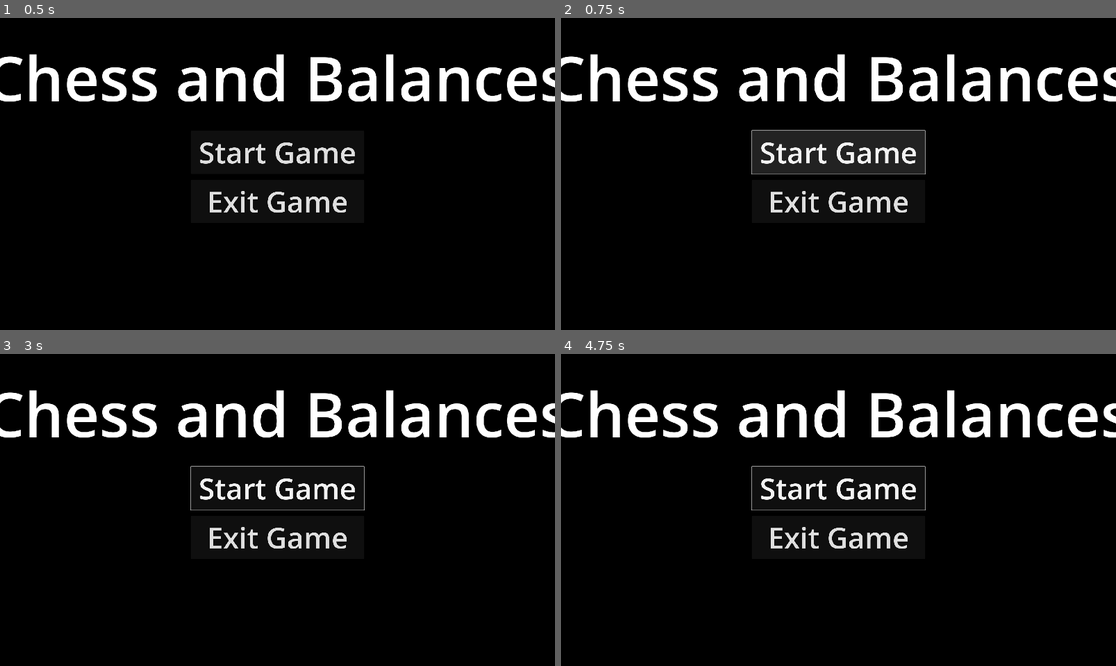
Above: before the commit, frames 1-4 (two rows, left to right).
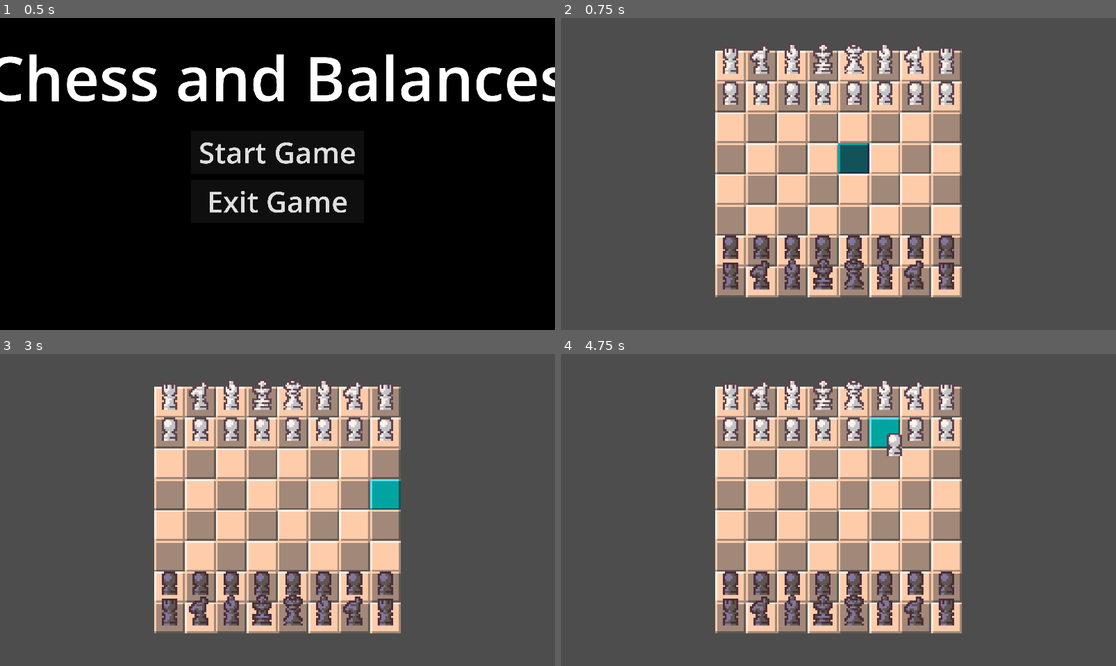
Above: after the commit, the same moments.

Repository: Software-ENGR-team-A/Chess
Game: Godot game, scene res://scenes/Main_Menu/main_menu.tscn
Same seed, same stepped clock (60 frames per second), same inputs: the game is played once before the commit and once after it. This scene is started directly instead of the project's main scene. Sound files missing from this copy of the repository are replaced by a short silence.
Inputs (mouse positions are in pixels of both pictures, inside the frame that each line leads up to):
- Up to frame 1 (0.5 s): no input
- Up to frame 2 (0.75 s): click "Start Game" at 0.5 s
- Up to frame 3 (3 s): click (277, 488) at 1.25 s, where only the run before the commit has a clickable "Start Game"; click (277, 488) at 2 s, where only the run before the commit has a clickable "Start Game"; tap Enter at 2.75 s; move the mouse to (399, 494) at 2.77 s; click (399, 494) at 2.92 s
- Up to frame 4 (4.75 s): tap Space at 3.5 s; move the mouse to (727, 525) at 3.52 s; click (727, 525) at 3.67 s; tap Enter at 4.25 s; move the mouse to (894, 441) at 4.27 s; click (894, 441) at 4.42 s

Frame 1 is identical in both runs. In frame 2, 100% of the frame differs, in the area x 0-100%, y 0-100%; in frame 3, 100%; in frame 4, 100%.

Commit message:
Fixed formatting, buttons now defined in editor

Diff:
--- a/project.godot
+++ b/project.godot
@@ -11,8 +11,13 @@
 [application]
 
 config/name="Chess and Balances"
-run/main_scene="uid://cvkbxqgauwxll"
+run/main_scene="uid://cfueqjdlo844g"
 config/features=PackedStringArray("4.4", "GL Compatibility")
+config/icon="uid://m7xduai1gw3g"
+
+[audio]
+
+buses/default_bus_layout="res://assets/Audio/default_bus_layout.tres"
 
 [autoload]
 
--- a/scenes/Main_Menu/main_menu.gd
+++ b/scenes/Main_Menu/main_menu.gd
@@ -1,19 +1,19 @@
 class_name MainMenu
 extends Control
 
-@onready
-var start_button: Button = $MarginContainer/HBoxContainer/VBoxContainer/Start_Button as Button
-@onready var exit_button: Button = $MarginContainer/HBoxContainer/VBoxContainer/Exit_Button as Button
-@onready var Chess_TwoPlayer = preload("res://scenes/board/board.tscn") as PackedScene
+@export var start_button: Button
+@export var exit_button: Button
+@onready var chess_two_player = preload("res://scenes/board/board.tscn") as PackedScene
 
 
 func _ready():
+	print(start_button)
 	start_button.button_down.connect(on_start_pressed)
 	exit_button.button_down.connect(on_exit_pressed)
 
 
 func on_start_pressed() -> void:
-	get_tree().change_scene_to_packed(Chess_TwoPlayer)
+	get_tree().change_scene_to_packed(chess_two_player)
 
 
 func on_exit_pressed() -> void:
--- a/scenes/Main_Menu/main_menu.tscn
+++ b/scenes/Main_Menu/main_menu.tscn
@@ -1,5 +1,6 @@
-[gd_scene load_steps=4 format=3 uid="uid://cfueqjdlo844g"]
+[gd_scene load_steps=5 format=3 uid="uid://cfueqjdlo844g"]
 
+[ext_resource type="Script" uid="uid://bb5qfo26fkduu" path="res://scenes/Main_Menu/main_menu.gd" id="1_b3l1k"]
 [ext_resource type="Texture2D" uid="uid://bmche6gyf7bon" path="res://assets/Backgrounds/Black.png" id="2_bqqt6"]
 
 [sub_resource type="SystemFont" id="SystemFont_hk6sr"]
@@ -8,13 +9,16 @@
 [sub_resource type="SystemFont" id="SystemFont_1o70l"]
 font_names = PackedStringArray("Impact")
 
-[node name="Main_Menu" type="Control"]
+[node name="Main_Menu" type="Control" node_paths=PackedStringArray("start_button", "exit_button")]
 layout_mode = 3
 anchors_preset = 15
 anchor_right = 1.0
 anchor_bottom = 1.0
 grow_horizontal = 2
 grow_vertical = 2
+script = ExtResource("1_b3l1k")
+start_button = NodePath("MarginContainer/HBoxContainer/VBoxContainer/Start_Button")
+exit_button = NodePath("MarginContainer/HBoxContainer/VBoxContainer/Exit_Button")
 
 [node name="TextureRect" type="TextureRect" parent="."]
 layout_mode = 1
